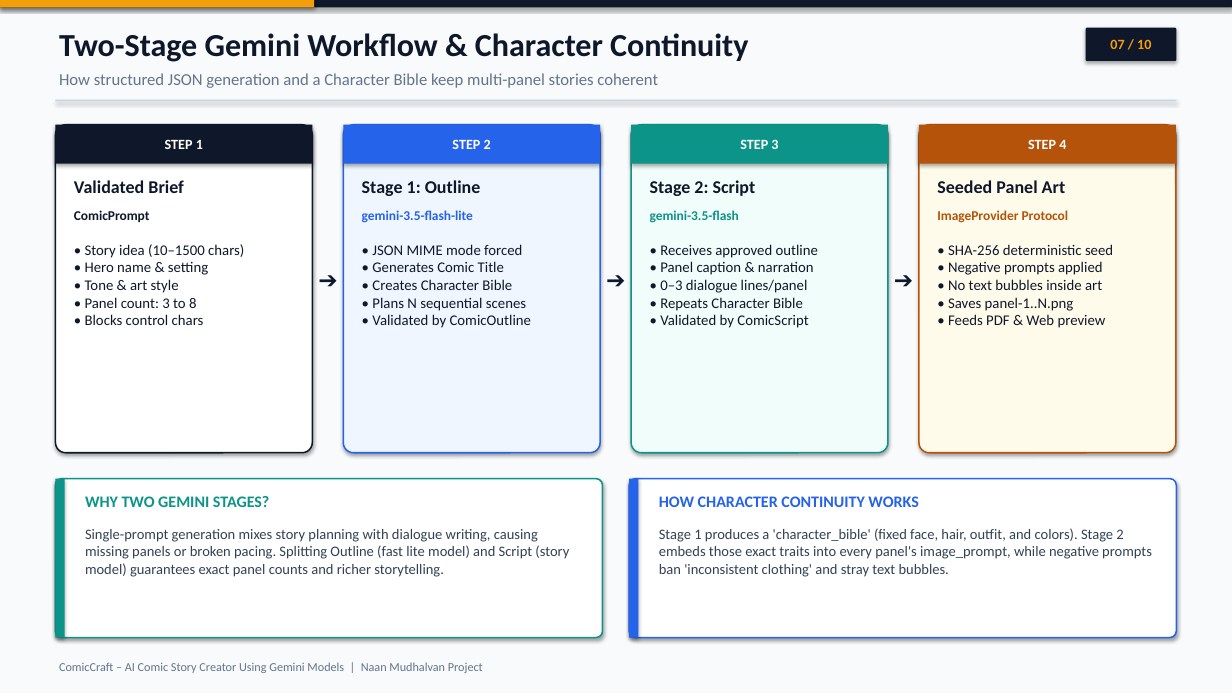
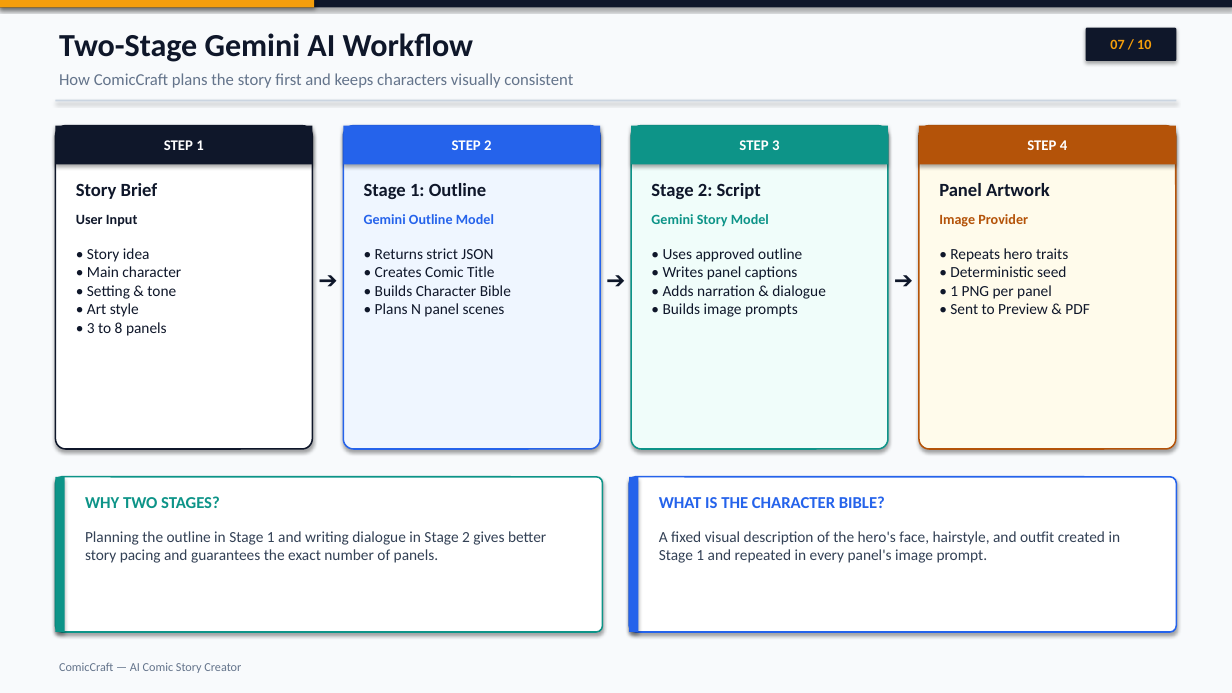
Before and after one commit to gokulraj0708/ComicCraft, a slide deck: slide 7 of ComicCraft_10_Slides_Presentation.pptx. Drawn at 1232x693 pixels with LibreOffice and Linux fonts; fonts in the diff are those of the drawing. Boxes give left, top, right and bottom in pixels: in the first picture for what was removed or moved away, otherwise in the second. Text is boxed around its words. In the diff, an @@ line names an element or a change of style, - is before the commit and + after.

Commit message:
Simplify 10-slide presentation to pure ComicCraft project content

```diff
--- a/ComicCraft_10_Slides_Presentation.pptx
+++ b/ComicCraft_10_Slides_Presentation.pptx
@@ text at <box>59,33,474,62</box>: text changed @@
-Two-Stage Gemini Workflow & Character Continuity
+Two-Stage Gemini AI Workflow
@@ text at <box>59,73,573,88</box>: text changed @@
-How structured JSON generation and a Character Bible keep multi-panel stories coherent
+How ComicCraft plans the story first and keeps characters visually consistent
@@ rounded rectangle: place and size @@
-rounded rectangle at <box>55,125,312,453</box>
+rounded rectangle at <box>55,126,312,449</box>
@@ rounded rectangle: place and size @@
-rounded rectangle at <box>343,125,600,453</box>
+rounded rectangle at <box>343,126,600,449</box>
@@ rounded rectangle: place and size @@
-rounded rectangle at <box>631,125,888,453</box>
+rounded rectangle at <box>631,126,888,449</box>
@@ rounded rectangle: place and size @@
-rounded rectangle at <box>919,125,1176,453</box>
+rounded rectangle at <box>919,126,1176,449</box>
@@ size 11 to 11.5 pt in 4 elements at <box>164,140,203,150</box>, <box>452,140,491,150</box>, <box>739,140,779,150</box>, <box>1027,140,1067,150</box> @@
@@ text "Stage 1: Outline" at <box>364,183,487,199</box>: size 14 to 14.5 pt @@
@@ text "Stage 2: Script" at <box>651,183,761,199</box>: size 14 to 14.5 pt @@
@@ text at <box>76,183,158,199</box>: text changed; size 14 to 14.5 pt @@
-Validated Brief
+Story Brief
@@ text at <box>939,183,1050,196</box>: text changed; size 14 to 14.5 pt @@
-Seeded Panel Art
+Panel Artwork
@@ text at <box>76,215,137,227</box>: text changed; size 10.5 to 11 pt @@
-ComicPrompt
+User Input
@@ text at <box>364,214,494,224</box>: text changed; size 10.5 to 11 pt @@
-gemini-3.5-flash-lite
+Gemini Outline Model
@@ text at <box>651,214,769,227</box>: text changed; size 10.5 to 11 pt @@
-gemini-3.5-flash
+Gemini Story Model
@@ text at <box>939,214,1028,227</box>: text changed; size 10.5 to 11 pt @@
-ImageProvider Protocol
+Image Provider
@@ text at <box>87,248,181,336</box>: text changed; size 11.5 to 12 pt @@
-• Story idea (10–1500 chars)
-• Hero name & setting
-• Tone & art style
-• Panel count: 3 to 8
-• Blocks control chars
+• Story idea
+• Main character
+• Setting & tone
+• Art style
+• 3 to 8 panels
@@ text at <box>375,248,511,317</box>: text changed; size 11.5 to 12 pt @@
-• JSON MIME mode forced
-• Generates Comic Title
-• Creates Character Bible
-• Plans N sequential scenes
-• Validated by ComicOutline
+• Returns strict JSON
+• Creates Comic Title
+• Builds Character Bible
+• Plans N panel scenes
@@ text at <box>663,248,826,317</box>: text changed; size 11.5 to 12 pt @@
-• Receives approved outline
-• Panel caption & narration
-• 0–3 dialogue lines/panel
-• Repeats Character Bible
-• Validated by ComicScript
+• Uses approved outline
+• Writes panel captions
+• Adds narration & dialogue
+• Builds image prompts
@@ text at <box>950,248,1089,314</box>: text changed; size 11.5 to 12 pt @@
-• SHA-256 deterministic seed
-• Negative prompts applied
-• No text bubbles inside art
-• Saves panel-1..N.png
-• Feeds PDF & Web preview
+• Repeats hero traits
+• Deterministic seed
+• 1 PNG per panel
+• Sent to Preview & PDF
@@ rounded rectangle: place and size @@
-rounded rectangle at <box>55,479,603,638</box>
+rounded rectangle at <box>55,477,603,632</box>
@@ rectangle: place and size @@
-rectangle at <box>55,479,65,638</box>
+rectangle at <box>55,477,65,632</box>
@@ rounded rectangle: place and size @@
-rounded rectangle at <box>629,479,1177,638</box>
+rounded rectangle at <box>629,477,1177,632</box>
@@ rectangle: place and size @@
-rectangle at <box>629,479,639,638</box>
+rectangle at <box>629,477,639,632</box>
@@ text at <box>85,496,220,508</box>: text changed; size 12.5 to 13 pt @@
-WHY TWO GEMINI STAGES?
+WHY TWO STAGES?
@@ text at <box>659,496,885,508</box>: text changed; size 12.5 to 13 pt @@
-HOW CHARACTER CONTINUITY WORKS
+WHAT IS THE CHARACTER BIBLE?
@@ text at <box>85,531,546,563</box>: text changed; size 11.3 to 12 pt @@
-Single-prompt generation mixes story planning with dialogue writing, causing missing panels or broken pacing. Splitting Outline (fast lite model) and Script (story model) guarantees exact panel counts and richer storytelling.
+Planning the outline in Stage 1 and writing dialogue in Stage 2 gives better story pacing and guarantees the exact number of panels.
@@ text at <box>659,531,1121,563</box>: text changed; size 11.3 to 12 pt @@
-Stage 1 produces a 'character_bible' (fixed face, hair, outfit, and colors). Stage 2 embeds those exact traits into every panel's image_prompt, while negative prompts ban 'inconsistent clothing' and stray text bubbles.
+A fixed visual description of the hero's face, hairstyle, and outfit created in Stage 1 and repeated in every panel's image prompt.
@@ text at <box>59,662,241,673</box>: text changed @@
-ComicCraft – AI Comic Story Creator Using Gemini Models | Naan Mudhalvan Project
+ComicCraft — AI Comic Story Creator
```
Also in this commit, not shown: 9 other slides changed, 1 other file.
